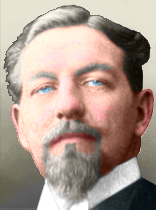
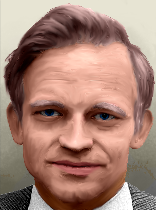
Revision of a layered 156 x 210 image; what changed, layer by layer:
added layer "k #9" above "k #6" over [0, 3, 156, 210]
showed "k #6", painted on it over [0, 3, 156, 210]
showed "Colour copy #2", painted on it over [3, 3, 155, 210]
showed "k #5" over [0, 3, 156, 210]
hid "k #8" over [3, 4, 156, 210]
hid "Colour copy #3" over [4, 5, 156, 210]
hid "k #7" over [3, 4, 156, 210]
